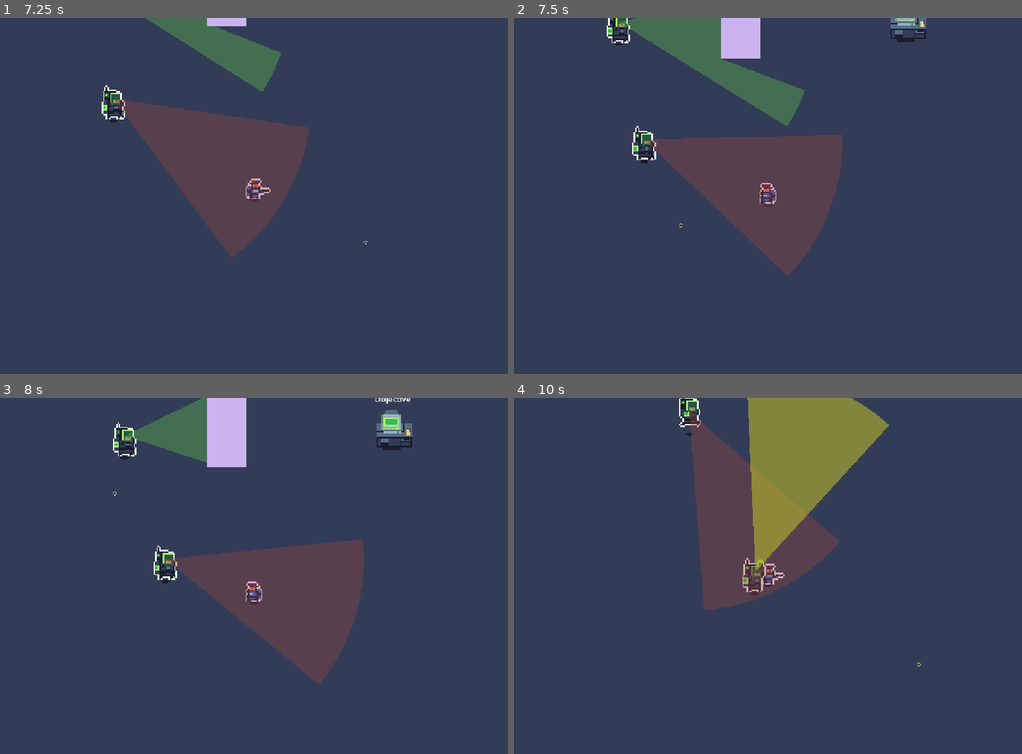
Above: before the commit, frames 1-4 (two rows, left to right).
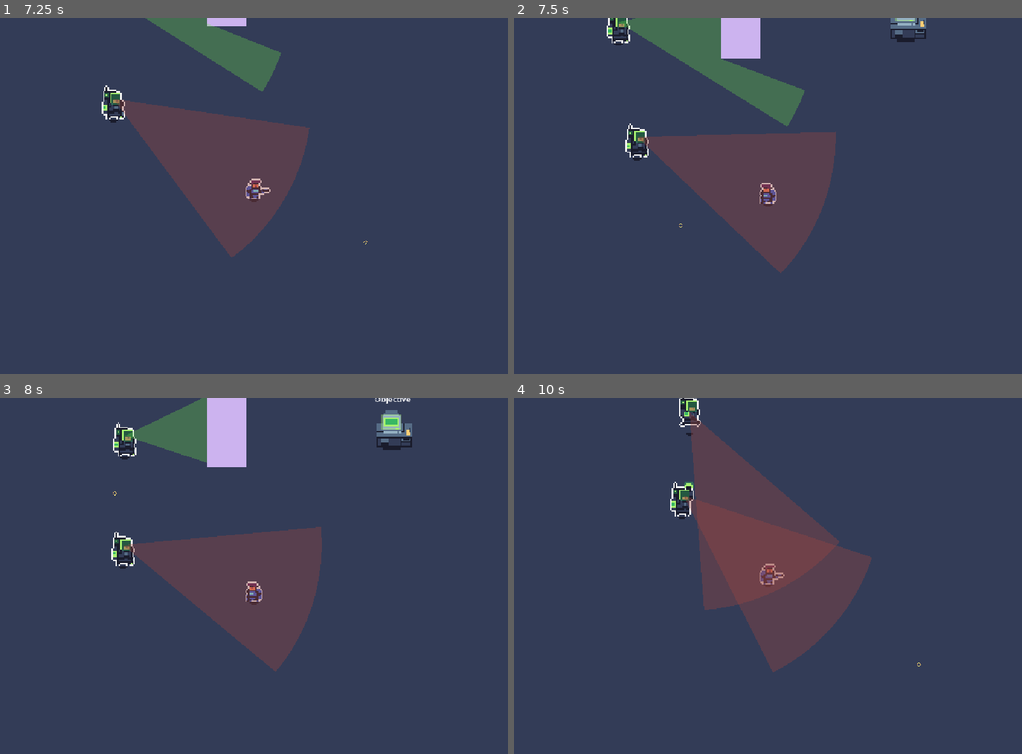
Above: after the commit, the same moments.

Repository: raumsie/Silent-Protocol
Game: Godot game, scene res://Scenes/Level.tscn
Two runs of this game, one before a commit and one after it. Both use one fixed random seed, a clock stepped at 60 frames per second and the inputs below.
Inputs (mouse positions are in pixels of both pictures, inside the frame that each line leads up to):
- Up to frame 1 (7.25 s): tap Enter at 0.5 s; move the mouse to (365, 188) at 0.52 s; hold Right (ui_right) 0.53-1.25 s; hold F (melee) 0.53-1.25 s; click (365, 188) at 0.67 s; drag from (152, 228) to (457, 53) at 1.27 s; move the mouse to (304, 124) at 2.02 s; hold Right (ui_right) 2.03-2.75 s; hold F (melee) 2.03-2.75 s; drag from (228, 285) to (101, 149) at 2.77 s; move the mouse to (406, 267) at 3.52 s; hold Left (ui_left) 3.53-4.25 s; hold Shift 3.53-4.25 s; tap F (melee) at 3.8, 6.8 s; drag from (101, 149) to (330, 53) at 4.27 s; move the mouse to (279, 206) at 5.02 s; hold Down (ui_down) 5.03-5.75 s; hold F (melee) 5.03-5.75 s; tap Ctrl at 5.1 s; click (279, 206) at 5.17 s; drag from (177, 114) to (66, 92) at 5.77 s; move the mouse to (365, 188) at 6.52 s; hold Up (ui_up) from 6.53 s (still down); hold Right mouse button (aim) from 6.53 s (still down)
- Up to frame 2 (7.5 s): release Up (ui_up) at 7.25 s; release Right mouse button (aim) at 7.25 s; drag from (666, 228) to (630, 99) at 7.27 s
- Up to frame 3 (8 s): no input
- Up to frame 4 (10 s): move the mouse to (818, 504) at 8.02 s; press the mouse at (818, 504) at 8.03 s; hold Down (ui_down) 8.03-8.75 s; tap F (melee) at 8.3 s; release the mouse at (818, 504) at 8.75 s; drag from (742, 665) to (661, 405) at 8.77 s; move the mouse to (920, 647) at 9.52 s; hold Up (ui_up) from 9.53 s (still down); hold F (melee) from 9.53 s (still down); tap Alt at 9.6 s; click (920, 647) at 9.67 s

Frame 1 is identical in both runs. In frame 2, 1.6% of the frame differs, in the area x 21-65%, y 29-73%; in frame 3, 7.0%; in frame 4, 13%, in the area x 30-74%, y 0-78%.

Commit message:
Fixed respawn bugs.

Diff:
--- a/Scripts/Enemy.gd
+++ b/Scripts/Enemy.gd
@@ -28,6 +28,17 @@
 @export var can_be_meleed: bool = true
 @export var damage_amount: int = 25
 @export var attack_cooldown: float = 0.50
+# Ranged engagement distance. 250px (~7.8 tiles @ 32px tiles) sits comfortably inside
+# the vision cone's max_distance (400px, enemy.tscn's VisionCone2D) so an enemy can still
+# see the player closing in before they're even in range, while being clearly longer than
+# the player's own melee_range (50px, Player.gd) so this reads as "ranged," not point-blank.
+@export var attack_range: float = 250.0
+# Hysteresis band around attack_range so the enemy doesn't flicker every frame between
+# "advancing" and "holding" right at the boundary (scaled up from the old fixed 40/45 split).
+@export var attack_range_buffer: float = 40.0
+# Reaction time after directly spotting the player with this enemy's own vision cone
+# before it's allowed to open fire (does not apply to radio-alerted/shot/melee-detected entries).
+@export var reaction_time: float = 1.0
 
 # Combat
 var current_state: State = State.PATROL
@@ -60,6 +71,10 @@
 # Periodic re-broadcast interval while actively chasing
 var alert_rebroadcast_timer: float = 0.0
 const ALERT_REBROADCAST_INTERVAL: float = 0.75
+
+# Ranged combat: reaction delay + approach-and-hold
+var can_fire_yet: bool = true
+var is_holding_at_range: bool = false
 
 # Rotation
 var time_since_state_change: float = 0.0
@@ -280,6 +295,11 @@
 	print("Starting combat")
 	combat_timer = 0.0
 	alert_rebroadcast_timer = 0.0
+	is_holding_at_range = false
+	# Default: no reaction delay (radio-alerted/shot/melee-detected entries can fire right away).
+	# The direct-own-LOS transition in _physics_process overrides this via _arm_reaction_delay()
+	# immediately after calling set_state(State.COMBAT).
+	can_fire_yet = true
 
 func start_search():
 	print("Starting search")
@@ -348,14 +368,28 @@
 			GameManager.player_spotted.emit(self, player_ref.global_position)
 
 		var distance_to_player = global_position.distance_to(player_ref.global_position)
-
-		if distance_to_player < 40.0 and can_attack:
-			attack_player()
-
-		elif distance_to_player > 45.0:
+		var direction_to_player = (player_ref.global_position - global_position).normalized()
+
+		if distance_to_player <= attack_range:
+			# In range - hold position instead of closing all the way to melee distance.
+			if not is_holding_at_range:
+				is_holding_at_range = true
+				print(name, ": within attack range (", attack_range, ") - holding position")
+			update_facing(direction_to_player)
+			if can_attack and can_fire_yet:
+				attack_player()
+
+		elif distance_to_player > attack_range + attack_range_buffer:
+			# Clearly outside attack range (+ hysteresis buffer) - advance to close the gap.
+			if is_holding_at_range:
+				is_holding_at_range = false
+				print(name, ": player outside attack range + buffer - advancing to close distance")
 			move_towards_target(player_ref.global_position, combat_speed)
-
-			var direction_to_player = (player_ref.global_position - global_position).normalized()
+			update_facing(direction_to_player)
+
+		else:
+			# Inside the hysteresis buffer band - hold whatever mode we were already in
+			# (advancing or holding) so the enemy doesn't flicker right at the boundary.
 			update_facing(direction_to_player)
 
 	else:
@@ -421,6 +455,20 @@
 	if my_token == oneshot_token:
 		is_playing_oneshot = false
 
+# Reaction time before an enemy that just spotted the player with its own vision cone
+# is allowed to open fire. Only called from the direct-own-LOS COMBAT transition in
+# _physics_process - not from radio alerts, take_damage, or player_detected (those are
+# already considered "reacted" and keep the can_fire_yet = true default from start_combat()).
+func _arm_reaction_delay() -> void:
+	can_fire_yet = false
+	print(name, ": spotted player directly - reaction delay armed (", reaction_time, "s) before firing is allowed")
+	await get_tree().create_timer(reaction_time).timeout
+	if not is_instance_valid(self):
+		return
+	can_fire_yet = true
+	print(name, ": reaction delay elapsed - cleared to fire")
+
+
 func attack_player():
 	if not can_attack or not player_ref:
 		return
@@ -556,6 +604,10 @@
 			has_player_in_sight = los
 			if los and current_state != State.COMBAT:
 				set_state(State.COMBAT)
+				# Own-eyes spot: arm the reaction delay before this enemy can fire.
+				# Radio alerts / take_damage / player_detected do NOT call this, so those
+				# entries into COMBAT keep the can_fire_yet = true default set in start_combat().
+				_arm_reaction_delay()
 			elif not los and current_state == State.COMBAT:
 				set_state(State.SEARCH)
 
@@ -568,6 +620,8 @@
 		return
 
 	if body.name == "Player" or body.is_in_group("player"):
+		if player_ref == body:
+			return
 		print("Player entered vision cone")
 		player_ref = body
 		player_last_known_position = body.global_position
--- a/Scripts/GameManager.gd
+++ b/Scripts/GameManager.gd
@@ -27,6 +27,7 @@
 		await get_tree().create_timer(2.0).timeout
 		get_tree().paused = false
 		get_tree().reload_current_scene()
+		current_state = "playing"
 
 func lose_game():
 	if current_state == "playing":
@@ -37,3 +38,4 @@
 		await get_tree().create_timer(1.0).timeout
 		get_tree().paused = false
 		get_tree().reload_current_scene()
+		current_state = "playing"
--- a/Scripts/Player.gd
+++ b/Scripts/Player.gd
@@ -45,6 +45,7 @@
 var anim_time: float = 0.0
 var is_playing_oneshot: bool = false
 var oneshot_token: int = 0
+var damage_flash_token: int = 0
 
 func _ready():
 	setup_camera()
@@ -223,10 +224,12 @@
 		die()
 
 func damage_flash():
-	var original_modulate = modulate
+	damage_flash_token += 1
+	var my_token = damage_flash_token
 	modulate = Color.RED
 	await get_tree().create_timer(damage_flash_duration).timeout
-	modulate = original_modulate
+	if my_token == damage_flash_token:
+		modulate = Color.WHITE
 
 func die():
 	if not is_alive:
